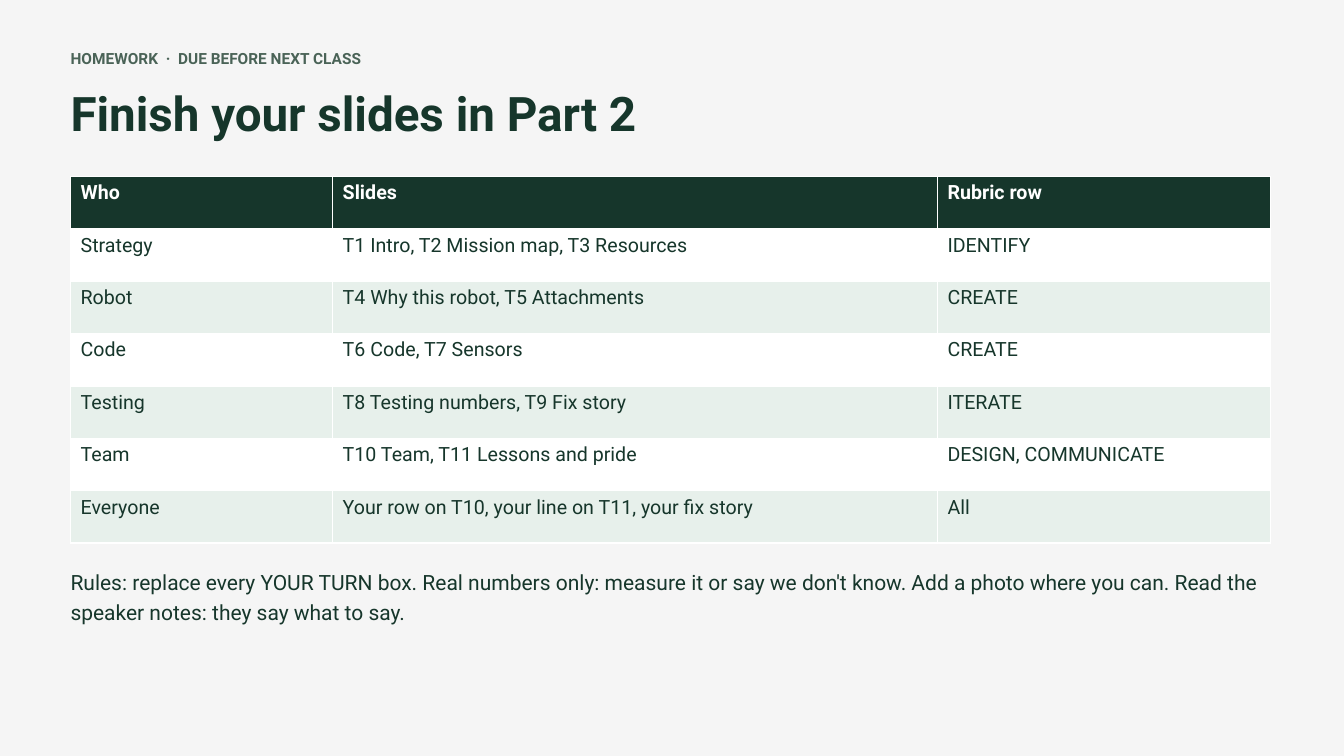
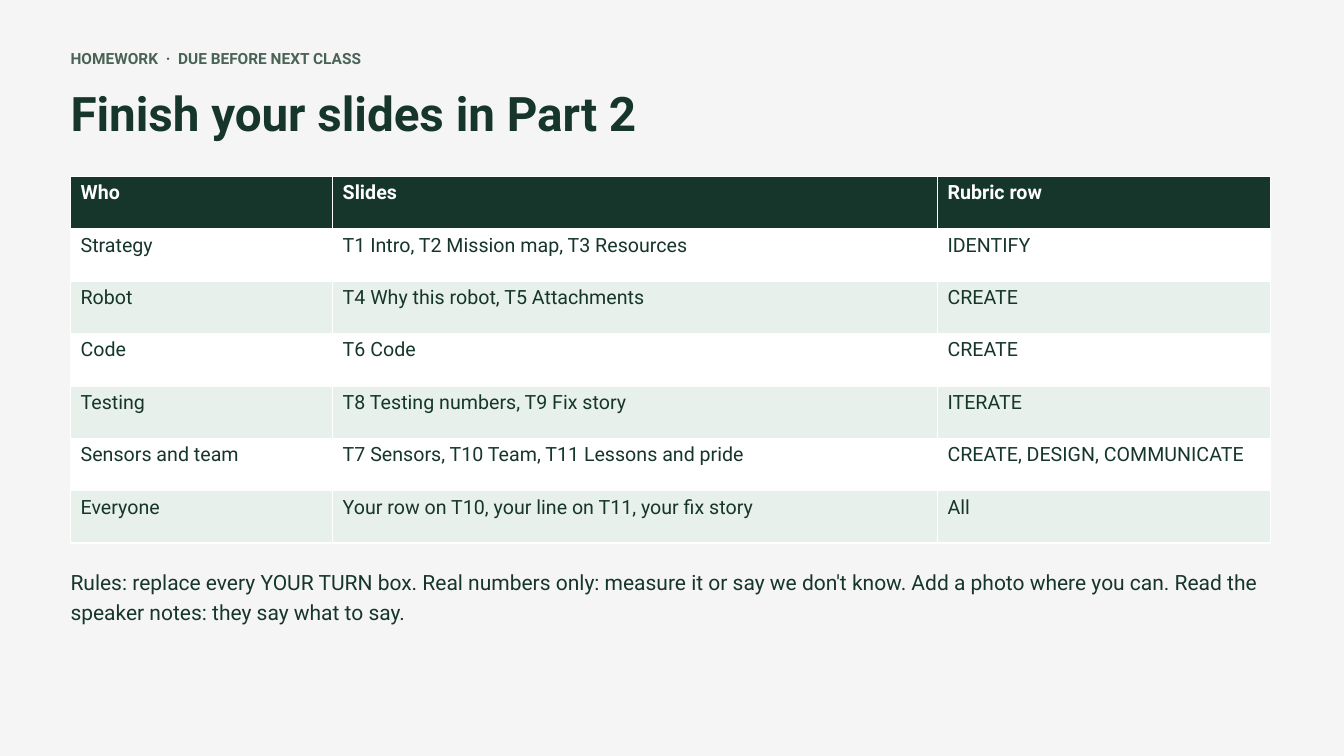
Before and after one commit to amana4/FLL2026, a slide deck: slide 24 of robot-design/exceeds-workshop.pptx. Drawn at 1344x756 pixels with LibreOffice and Linux fonts; fonts in the diff are those of the drawing. Boxes give left, top, right and bottom in pixels: in the first picture for what was removed or moved away, otherwise in the second. Text is boxed around its words. In the diff, an @@ line names an element or a change of style, - is before the commit and + after.

Commit message:
Move the gyroscope to its own speaking part
- five parts are now strategy, robot, code, testing, and sensors and team
- code script covers python, drive_cm, layers and the safety stop
- sensors and team script covers yaw and the three gyroscope steps, then
  who did what, lessons and pride
- role slots updated in the deck and the script doc builder, by roster slot

```diff
--- a/robot-design/exceeds-workshop.pptx
+++ b/robot-design/exceeds-workshop.pptx
@@ table at box(71, 176, 1270, 543) @@
-row 4, column 2: T6 Code, T7 Sensors
+row 4, column 2: T6 Code
-row 6: Team | T10 Team, T11 Lessons and pride | DESIGN, COMMUNICATE
+row 6: Sensors and team | T7 Sensors, T10 Team, T11 Lessons and pride | CREATE, DESIGN, COMMUNICATE
```
Also in this commit, not shown: 4 other slides changed, 6 other files.
